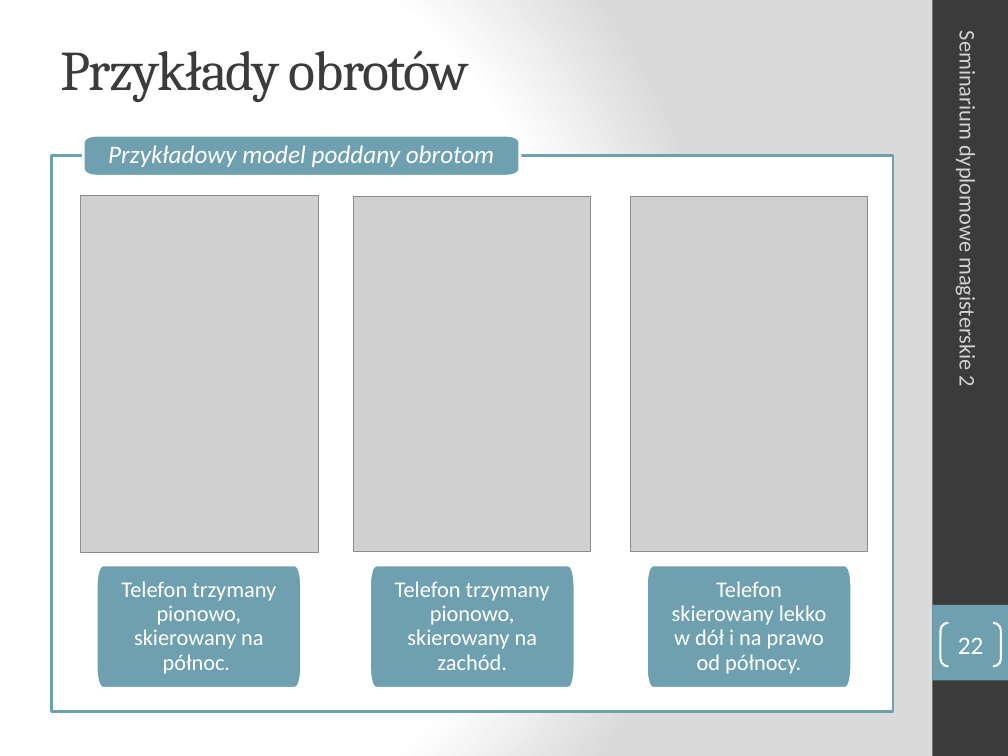
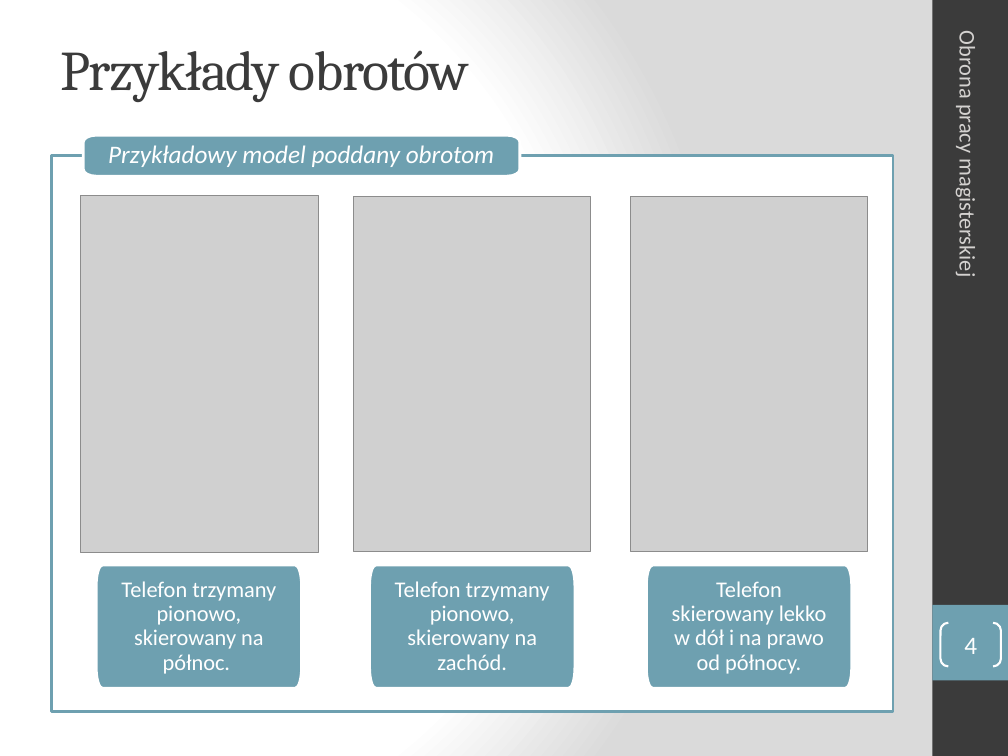
Before and after one commit to manisero/MasterThesis, a slide deck: slide 4 of thesis/presentation/presentation.pptx (slide 22 before the commit). Drawn at 1008x756 pixels with LibreOffice and Linux fonts; fonts in the diff are those of the drawing; grey boxes stand for pictures. Boxes give left, top, right and bottom in pixels: in the first picture for what was removed or moved away, otherwise in the second. Text is boxed around its words. In the diff, an @@ line names an element or a change of style, - is before the commit and + after.

```diff
--- a/thesis/presentation/presentation.pptx
+++ b/thesis/presentation/presentation.pptx
@@ text at (x1=954, y1=37, x2=981, y2=274): text changed @@
-Seminarium dyplomowe magisterskie 2
+Obrona pracy magisterskiej
@@ page number at (x1=964, y1=638, x2=977, y2=654): text changed @@
-22
+4
```
Also in this commit, not shown: 4 other slides changed, 1 slide added, 19 slides removed, 1 other file.
